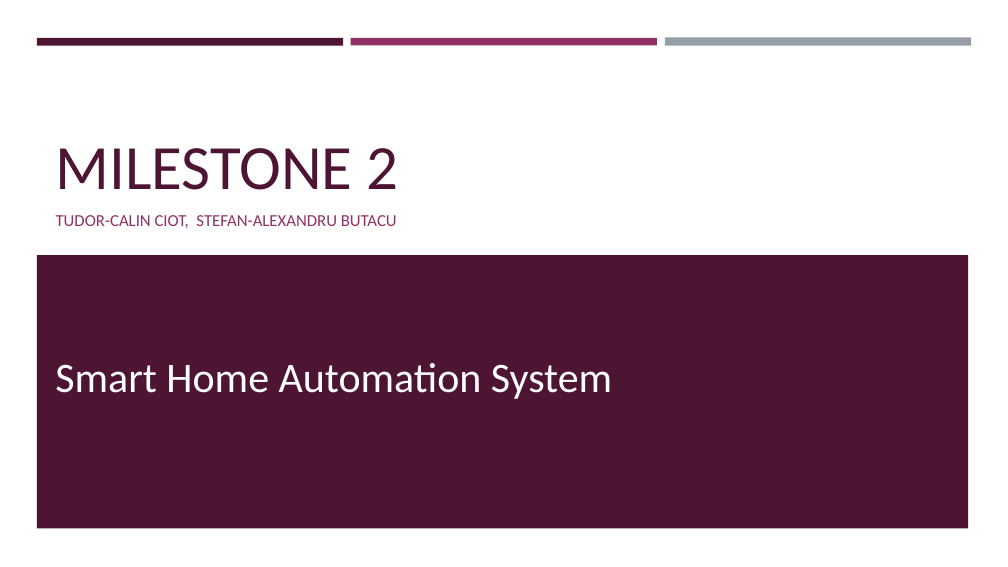
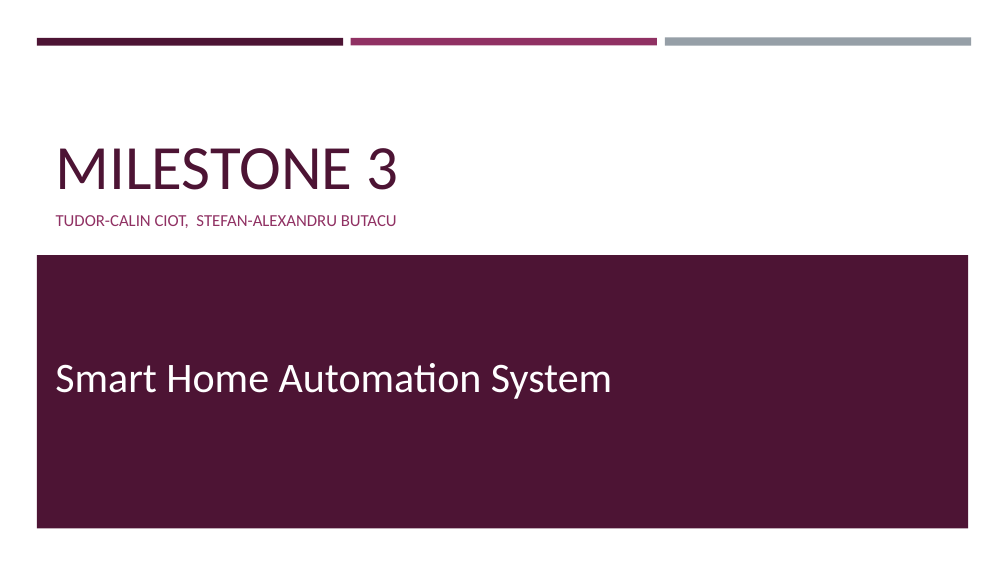
Before and after one commit to siot12/SASPS-Project, a slide deck: slide 1 of docs/Milestone 2.pptx. Drawn at 1008x567 pixels with LibreOffice and Linux fonts; fonts in the diff are those of the drawing. Boxes give left, top, right and bottom in pixels: in the first picture for what was removed or moved away, otherwise in the second. Text is boxed around its words. In the diff, an @@ line names an element or a change of style, - is before the commit and + after.

```diff
--- a/docs/Milestone 2.pptx
+++ b/docs/Milestone 2.pptx
@@ title at [56, 148, 399, 190]: text changed @@
-MILESTONE 2
+MILESTONE 3
```
Also in this commit, not shown: 3 other slides changed, 1 slide added, 1 slide removed.
